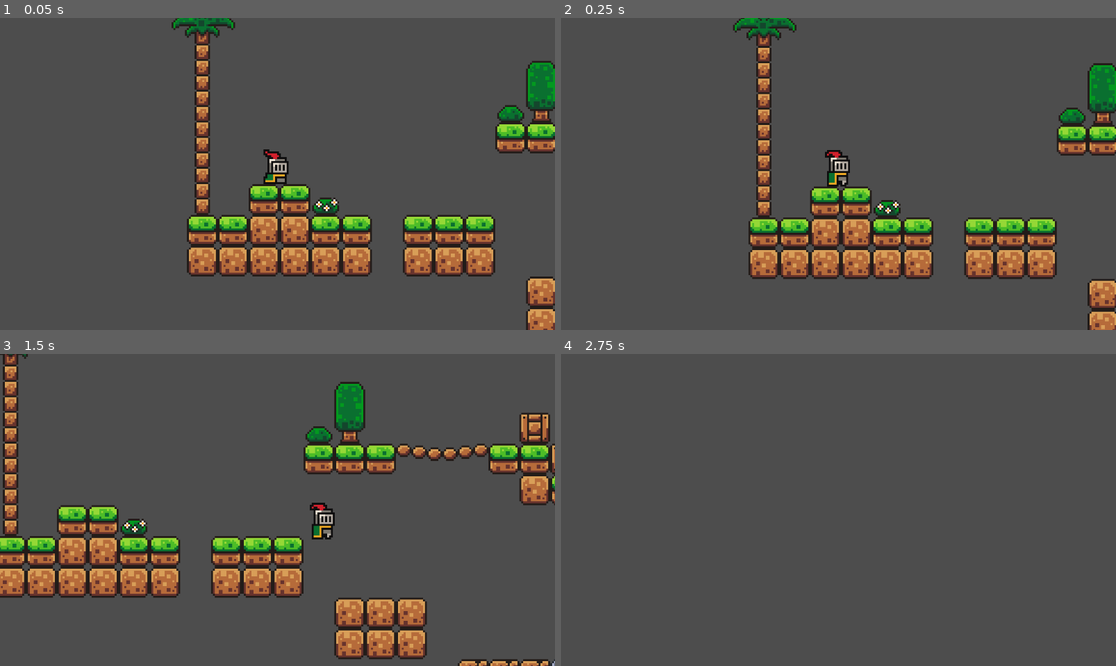
Above: before the commit, frames 1-4 (two rows, left to right).
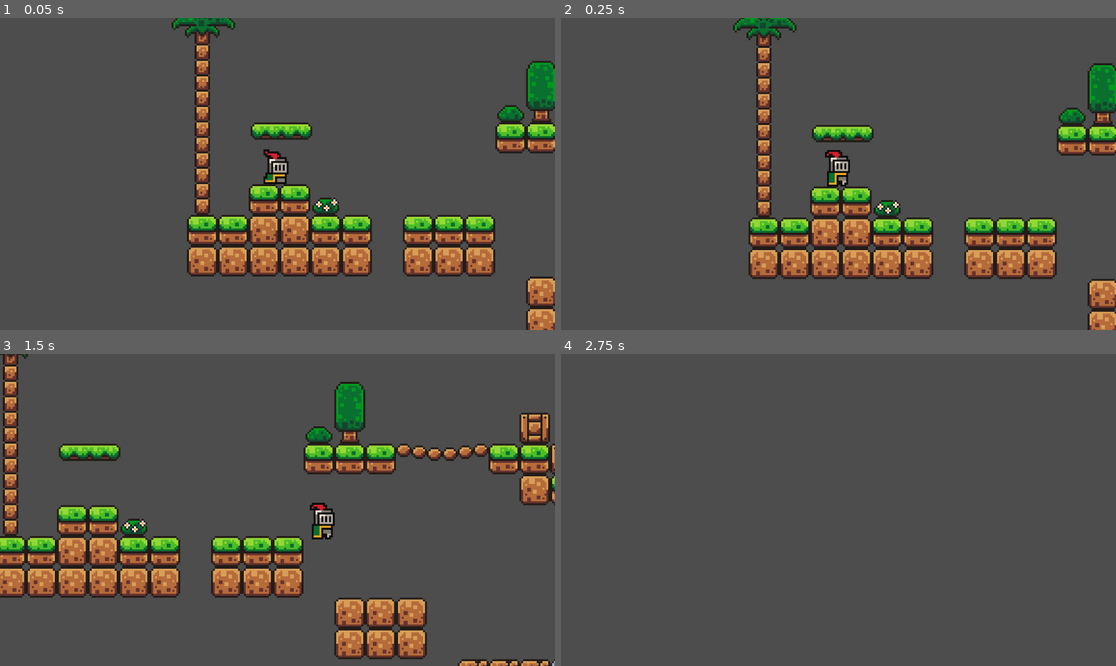
Above: after the commit, the same moments.

Repository: fioxu/Platformer_Final_Project
Game: Godot game, scene res://scenes/game.tscn
Same seed, same stepped clock (60 frames per second), same inputs: the game is played once before the commit and once after it.
Inputs:
- Up to frame 1 (0.05 s): no input
- Up to frame 2 (0.25 s): no input
- Up to frame 3 (1.5 s): tap Enter (ui_accept) at 0.5, 0.77 s; hold Right (ui_right) from 0.53 s (still down)
- Up to frame 4 (2.75 s): tap Enter (ui_accept) at 1.52 s; release Right (ui_right) at 2.03 s; hold Left (ui_left) from 2.03 s (still down)

The runs differ from the first frame. In frame 1, 0.6% of the frame differs, in the area x 45-57%, y 33-39%; in frame 2, 0.6%, in the area x 45-57%, y 34-40%; in frame 3, 0.6%; in frame 4, nothing differs.

Commit message:
Platforms

Diff:
--- a/scenes/game.tscn
+++ b/scenes/game.tscn
@@ -1,7 +1,8 @@
-[gd_scene load_steps=5 format=3 uid="uid://dnvlqnuhgg216"]
+[gd_scene load_steps=9 format=3 uid="uid://dnvlqnuhgg216"]
 
 [ext_resource type="PackedScene" uid="uid://cjw55mqk8mi0r" path="res://scenes/player.tscn" id="1_cd2w4"]
 [ext_resource type="Texture2D" uid="uid://c0lbm14ku05k0" path="res://assets/sprites/world_tileset.png" id="2_3axat"]
+[ext_resource type="PackedScene" uid="uid://bi5v440b0xtow" path="res://scenes/platform.tscn" id="3_34fxw"]
 
 [sub_resource type="TileSetAtlasSource" id="TileSetAtlasSource_pp2ps"]
 texture = ExtResource("2_3axat")
@@ -407,12 +408,50 @@
 physics_layer_0/collision_layer = 1
 sources/0 = SubResource("TileSetAtlasSource_pp2ps")
 
+[sub_resource type="Animation" id="Animation_plv3v"]
+resource_name = "move"
+length = 2.0
+loop_mode = 2
+tracks/0/type = "value"
+tracks/0/imported = false
+tracks/0/enabled = true
+tracks/0/path = NodePath(".:position")
+tracks/0/interp = 1
+tracks/0/loop_wrap = true
+tracks/0/keys = {
+"times": PackedFloat32Array(0.1, 2),
+"transitions": PackedFloat32Array(1, 1),
+"update": 0,
+"values": [Vector2(530, 133), Vector2(705, 133)]
+}
+
+[sub_resource type="Animation" id="Animation_db0x4"]
+length = 0.001
+tracks/0/type = "value"
+tracks/0/imported = false
+tracks/0/enabled = true
+tracks/0/path = NodePath(".:position")
+tracks/0/interp = 1
+tracks/0/loop_wrap = true
+tracks/0/keys = {
+"times": PackedFloat32Array(0),
+"transitions": PackedFloat32Array(1),
+"update": 0,
+"values": [Vector2(530, 133)]
+}
+
+[sub_resource type="AnimationLibrary" id="AnimationLibrary_u5q8n"]
+_data = {
+"RESET": SubResource("Animation_db0x4"),
+"move": SubResource("Animation_plv3v")
+}
+
 [node name="Game" type="Node2D"]
 
 [node name="TileMap" type="TileMap" parent="."]
 tile_set = SubResource("TileSet_bisbh")
 format = 2
-layer_0/tile_data = PackedInt32Array(131073, 0, 0, 131074, 0 …(1570 unchanged characters)… 752, 3, 17, 458752, 3, 589852, 458752, 7)
+layer_0/tile_data = PackedInt32Array(131073, 0, 0, 131074, 0 …(1570 unchanged characters)… 752, 3, 17, 458752, 3, 589852, 458752, 7, 524333, 0, 0, 589869, 65536, 1, 458798, 65536, 4, 524334, 0, 0, 589870, 65536, 1, 524335, 0, 0, 589871, 65536, 1, 524336, 0, 0, 589872, 65536, 1, 458801, 65536, 3, 524337, 0, 0, 589873, 65536, 1, 589874, 65536, 1)
 
 [node name="Player" parent="." instance=ExtResource("1_cd2w4")]
 position = Vector2(31, 34)
@@ -421,3 +460,15 @@
 position = Vector2(0, -7)
 zoom = Vector2(4, 4)
 position_smoothing_enabled = true
+
+[node name="Platform" parent="." instance=ExtResource("3_34fxw")]
+position = Vector2(33, 5)
+
+[node name="Platform2" parent="." instance=ExtResource("3_34fxw")]
+position = Vector2(530, 133)
+
+[node name="AnimationPlayer" type="AnimationPlayer" parent="Platform2"]
+libraries = {
+"": SubResource("AnimationLibrary_u5q8n")
+}
+autoplay = "move"
--- /dev/null
+++ b/scenes/platform.tscn
@@ -0,0 +1,18 @@
+[gd_scene load_steps=3 format=3 uid="uid://bi5v440b0xtow"]
+
+[ext_resource type="Texture2D" uid="uid://fiv51yxbthyf" path="res://assets/sprites/platforms.png" id="1_xtavx"]
+
+[sub_resource type="RectangleShape2D" id="RectangleShape2D_nxxnp"]
+size = Vector2(32, 9)
+
+[node name="Platform" type="AnimatableBody2D"]
+
+[node name="Sprite2D" type="Sprite2D" parent="."]
+texture = ExtResource("1_xtavx")
+region_enabled = true
+region_rect = Rect2(16, 0, 32, 10)
+
+[node name="CollisionShape2D" type="CollisionShape2D" parent="."]
+position = Vector2(0, -0.5)
+shape = SubResource("RectangleShape2D_nxxnp")
+one_way_collision = true
--- a/scenes/player.tscn
+++ b/scenes/player.tscn
@@ -43,6 +43,7 @@
 radius = 5.0
 
 [node name="Player" type="CharacterBody2D"]
+z_index = 5
 script = ExtResource("1_7x6fb")
 
 [node name="AnimatedSprite2D" type="AnimatedSprite2D" parent="."]
